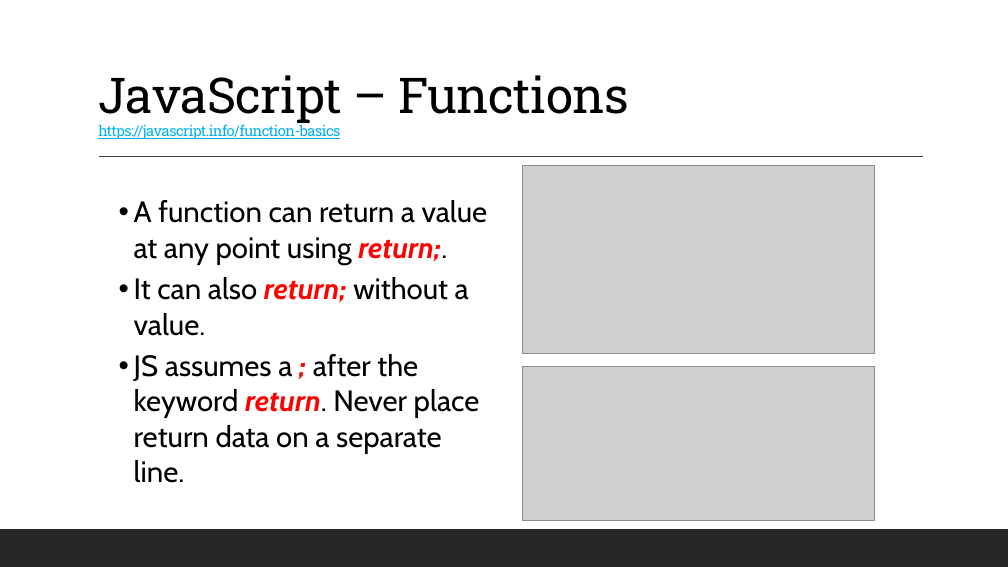
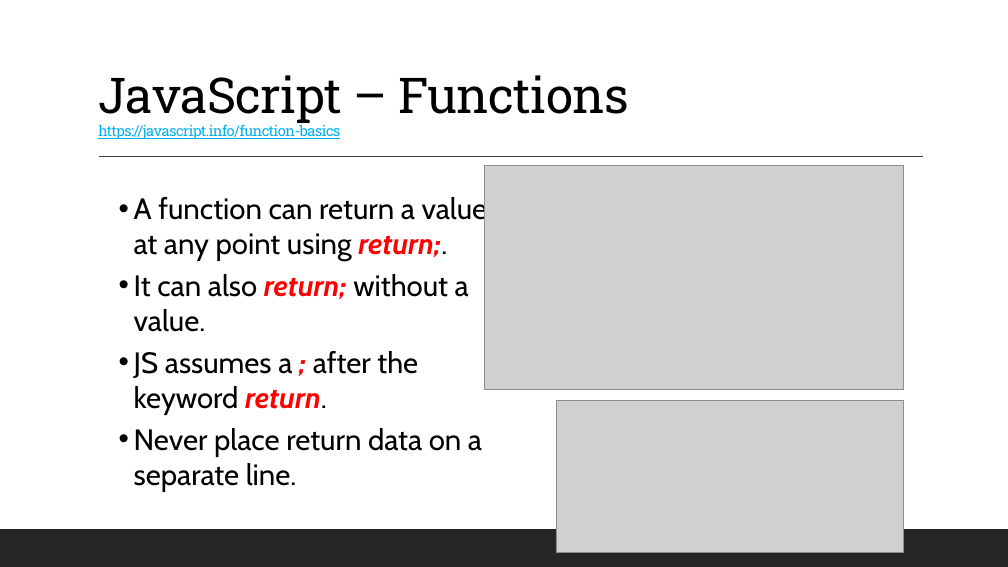
Before and after one commit to 12062021-dynamics365-uta/12062021-batch-repo, a slide deck: slide 4 of pdfs/w3/D25_.NET_JavaScriptFunctions.pptx. Drawn at 1008x567 pixels with LibreOffice and Linux fonts; fonts in the diff are those of the drawing; grey boxes stand for pictures. Boxes give left, top, right and bottom in pixels: in the first picture for what was removed or moved away, otherwise in the second. Text is boxed around its words. In the diff, an @@ line names an element or a change of style, - is before the commit and + after.

```diff
--- a/pdfs/w3/D25_.NET_JavaScriptFunctions.pptx
+++ b/pdfs/w3/D25_.NET_JavaScriptFunctions.pptx
@@ picture resized from (x1=523, y1=166, x2=875, y2=354) to (x1=485, y1=166, x2=904, y2=389) @@
@@ text at (x1=134, y1=351, x2=482, y2=492): text changed @@
-  • JS assumes a ; after the keyword return. Never place return data on a separate line.
+  • JS assumes a ; after the keyword return.
+  • Never place return data on a separate line.
@@ picture resized from (x1=523, y1=366, x2=875, y2=520) to (x1=557, y1=401, x2=904, y2=553) @@
```
Also in this commit, not shown: 6 other slides changed, 3 other files.
